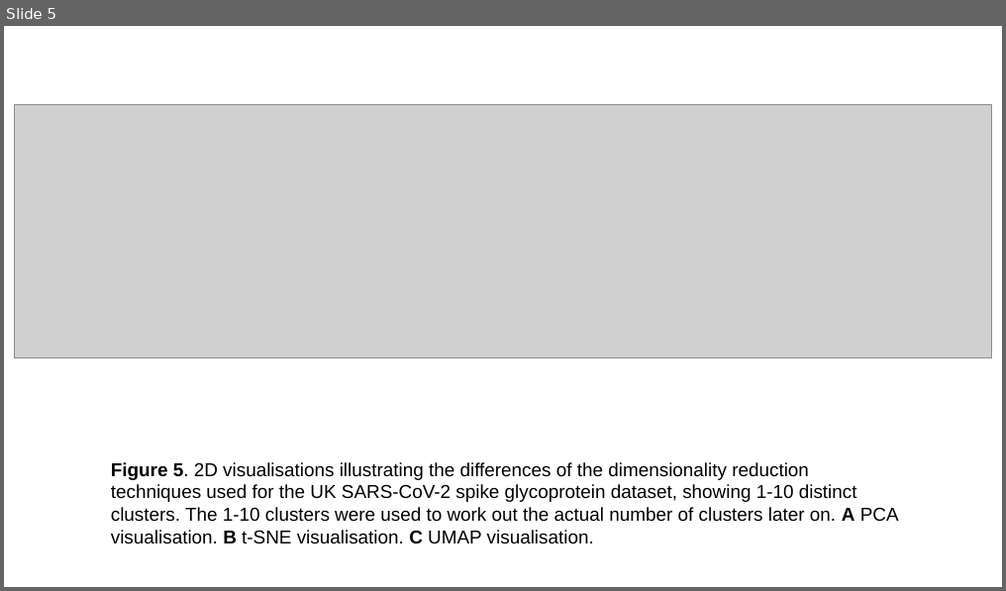
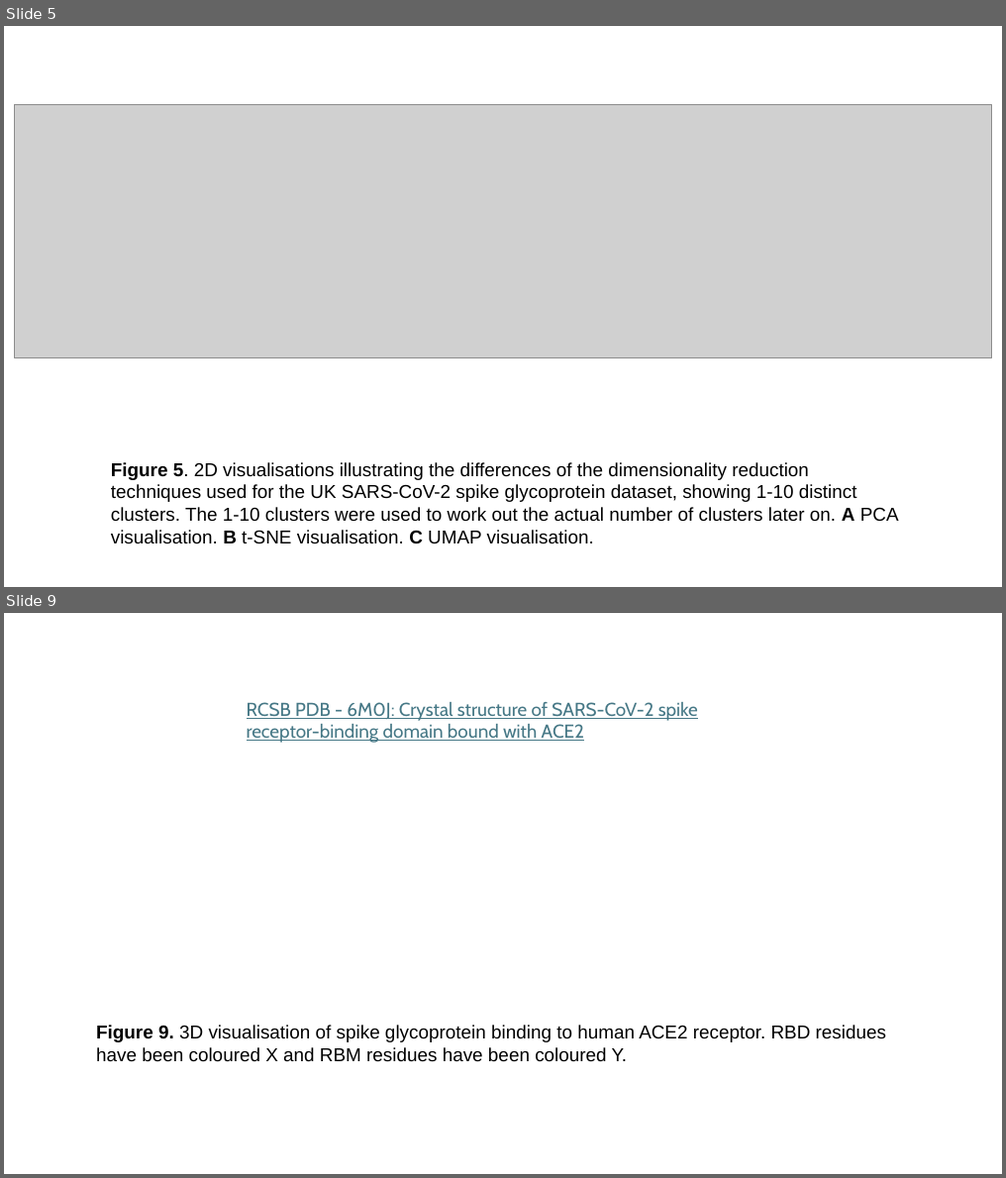
Before and after one commit to sha524/Spike_protein, a slide deck: Plots and Figures/Real plots and figures/Completed figures with captions.pptx. Shown one above the other, each under a label of ours: slide 5 before the commit, slides 5 and 9 after it; the slides between them are not shown. The pictures are 1006x591 and 1006x1178 pixels, drawn with LibreOffice and Linux fonts; fonts in the diff are those of the drawing; grey boxes stand for pictures. Boxes give left, top, right and bottom in pixels: in the first picture for what was removed or moved away, otherwise in the second. Text is boxed around its words. In the diff, an @@ line names an element or a change of style, - is before the commit and + after.

Commit message:
Figure legends and outline for report

```diff
--- a/Plots and Figures/Real plots and figures/Completed figures with captions.pptx
+++ b/Plots and Figures/Real plots and figures/Completed figures with captions.pptx
@@ slide 9 added at [4, 613, 1002, 1174], background #FFFFFF @@
@@ text added at [247, 702, 698, 743], 18 pt, text #467886, underline @@
+RCSB PDB - 6M0J: Crystal structure of SARS-CoV-2 spike receptor-binding domain bound with ACE2
@@ text added at [96, 1025, 886, 1062], 18 pt, text #000000 @@
+Figure 9. 3D visualisation of spike glycoprotein binding to human ACE2 receptor. RBD residues have been coloured X and RBM residues have been coloured Y.
```
Also in this commit, not shown: 3 slides changed, 1 slide removed, 1 other file.
